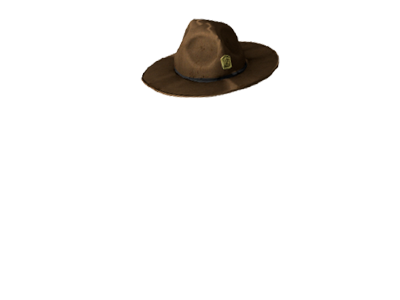
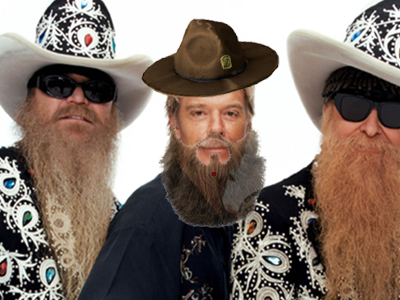
Layers edited between the first and the second 400px x 300px image:
showed "{reg}" over [left=212, top=172, right=216, bottom=176]
showed "beard" over [left=158, top=120, right=267, bottom=228]
showed "bg" over [left=0, top=0, right=400, bottom=300]
